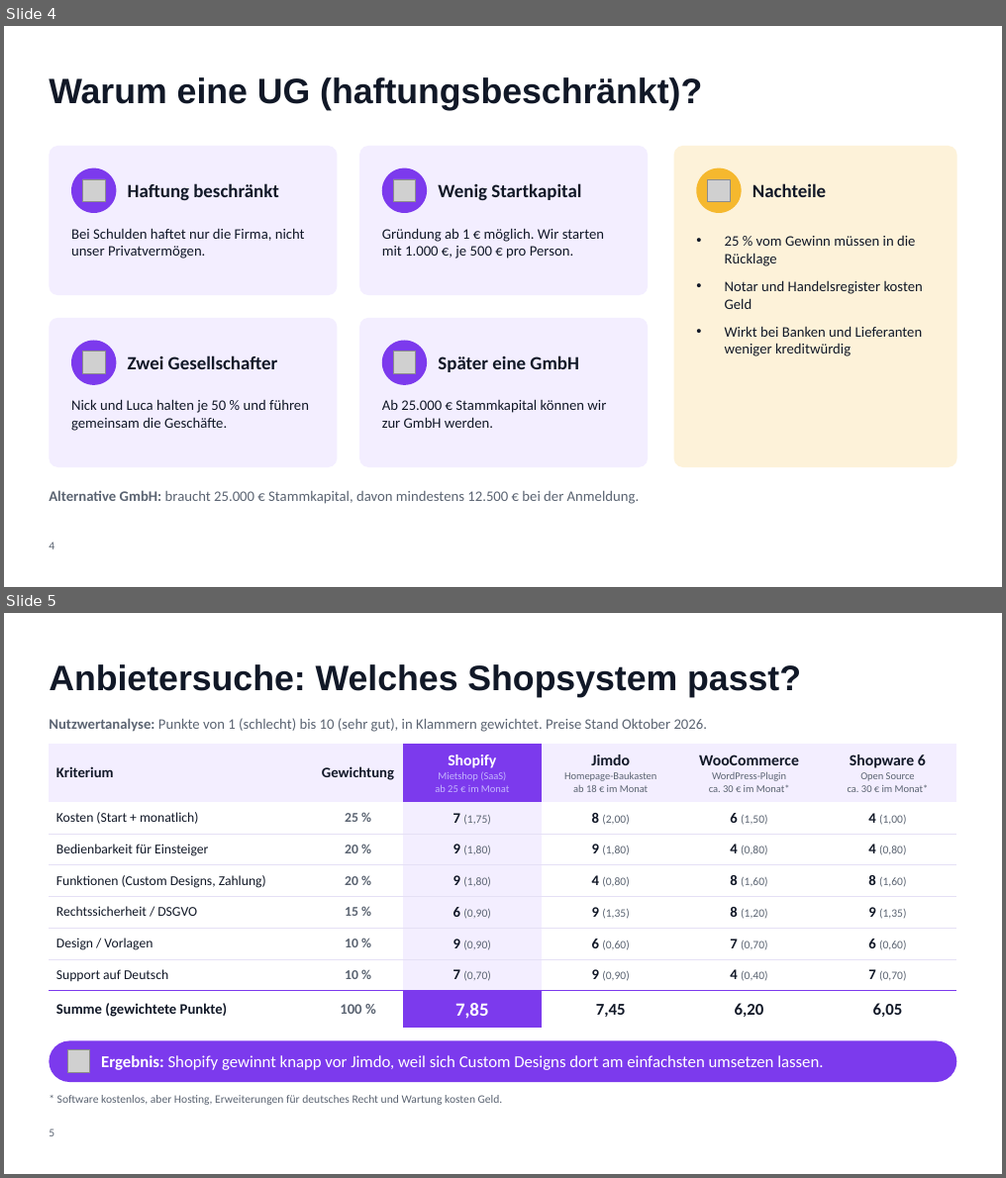
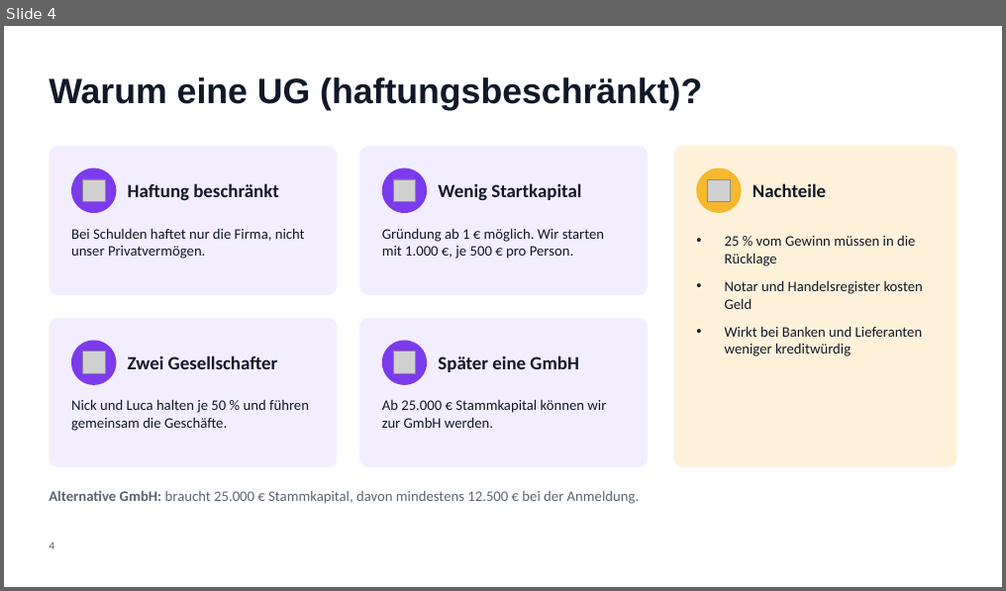
Before and after one commit to TheNickCoolst/EcomShopRepo, a slide deck: praesentation/LootLager_Praesentation.pptx. Shown one above the other, each under a label of ours: slides 4 and 5 before the commit, slide 4 after it. The pictures are 1006x1178 and 1006x591 pixels, drawn with LibreOffice and Linux fonts; fonts in the diff are those of the drawing; grey boxes stand for pictures; background and template pictures are left out. Boxes give left, top, right and bottom in pixels: in the first picture for what was removed or moved away, otherwise in the second. Text is boxed around its words. In the diff, an @@ line names an element or a change of style, - is before the commit and + after.

```diff
--- a/praesentation/LootLager_Praesentation.pptx
+++ b/praesentation/LootLager_Praesentation.pptx
@@ slide 5 removed at [4,613,1002,1174], background #FFFFFF @@
@@ title removed at [49,664,801,697] @@
-Anbietersuche: Welches Shopsystem passt?
@@ text removed at [49,718,708,732] @@
-Nutzwertanalyse: Punkte von 1 (schlecht) bis 10 (sehr gut), in Klammern gewichtet. Preise Stand Oktober 2026.
@@ table removed at [49,744,957,1029], 8 rows, 6 columns @@
-Kriterium | Gewichtung | Shopify / Mietshop (SaaS) / ab 25 € im Monat | Jimdo / Homepage-Baukasten / ab 18 € im Monat | WooCommerce / WordPress-Plugin / ca. 30 € im Monat* | Shopware 6 / Open Source / ca. 30 € im Monat*
-Kosten (Start + monatlich) | 25 % | 7 (1,75) | 8 (2,00) | 6 (1,50) | 4 (1,00)
-Bedienbarkeit für Einsteiger | 20 % | 9 (1,80) | 9 (1,80) | 4 (0,80) | 4 (0,80)
-Funktionen (Custom Designs, Zahlung) | 20 % | 9 (1,80) | 4 (0,80) | 8 (1,60) | 8 (1,60)
-Rechtssicherheit / DSGVO | 15 % | 6 (0,90) | 9 (1,35) | 8 (1,20) | 9 (1,35)
-Design / Vorlagen | 10 % | 9 (0,90) | 6 (0,60) | 7 (0,70) | 6 (0,60)
-Support auf Deutsch | 10 % | 7 (0,70) | 9 (0,90) | 4 (0,40) | 7 (0,70)
-Summe (gewichtete Punkte) | 100 % | 7,85 | 7,45 | 6,20 | 6,05
@@ rounded rectangle removed at [49,1042,957,1082] @@
@@ picture removed at [67,1051,90,1072] @@
@@ text removed at [101,1056,823,1070] @@
-Ergebnis: Shopify gewinnt knapp vor Jimdo, weil sich Custom Designs dort am einfachsten umsetzen lassen.
@@ text removed at [57,1095,503,1105] @@
-* Software kostenlos, aber Hosting, Erweiterungen für deutsches Recht und Wartung kosten Geld.
@@ page number removed at [49,1129,54,1137] @@
-5
```
Also in this commit, not shown: 3 slides changed, 3 slides added, 1 other slide removed, 33 other files.
